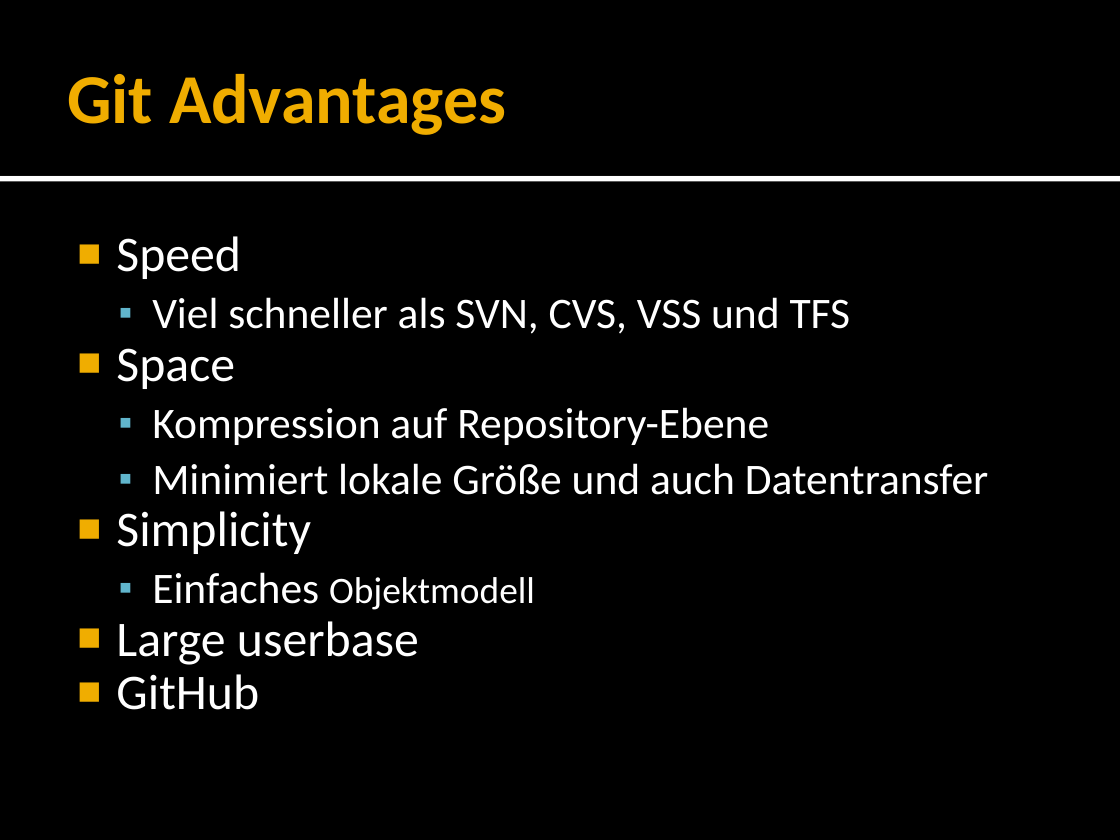
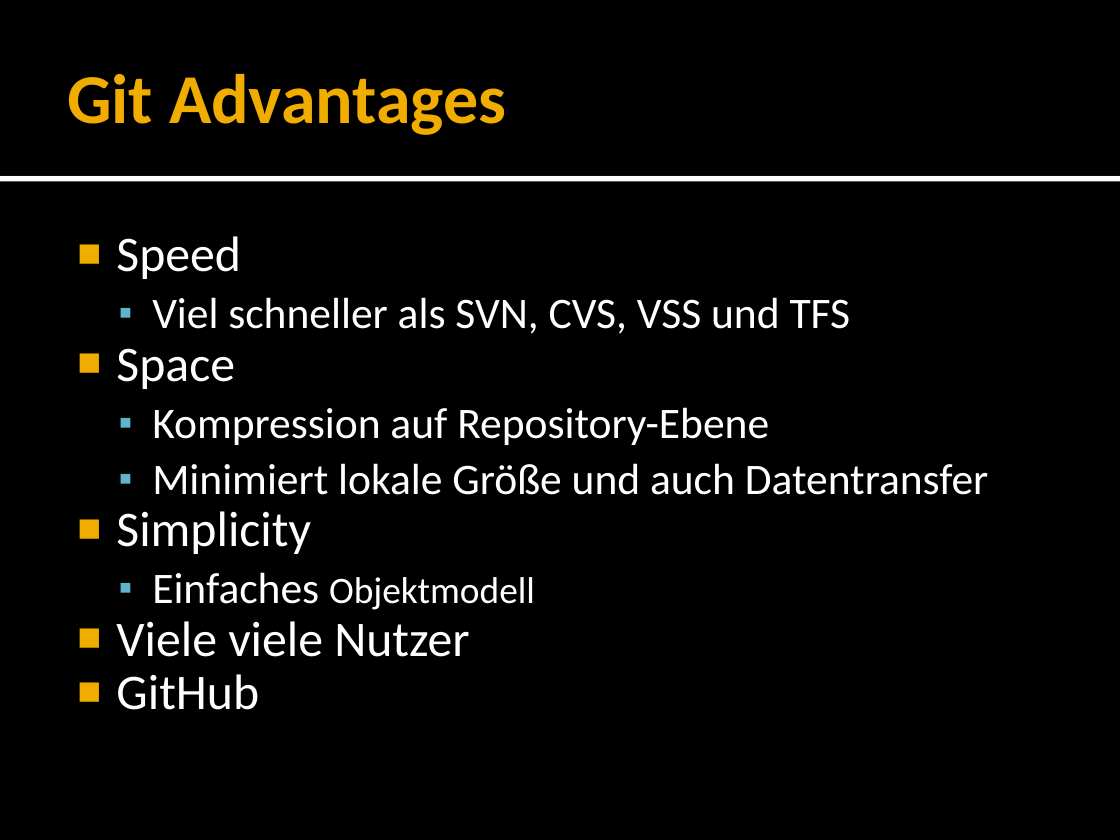
Before and after one commit to forki/GitTalk, a slide deck: slide 12 of GitTalk.pptx (slide 11 before the commit). Drawn at 1120x840 pixels with LibreOffice and Linux fonts; fonts in the diff are those of the drawing. Boxes give left, top, right and bottom in pixels: in the first picture for what was removed or moved away, otherwise in the second. Text is boxed around its words. In the diff, an @@ line names an element or a change of style, - is before the commit and + after.

```diff
--- a/GitTalk.pptx
+++ b/GitTalk.pptx
@@ text at (116, 621, 470, 657): text changed @@
-■ Large userbase
+■ Viele viele Nutzer
```
Also in this commit, not shown: 12 other slides changed, 4 slides added, 5 slides removed.
